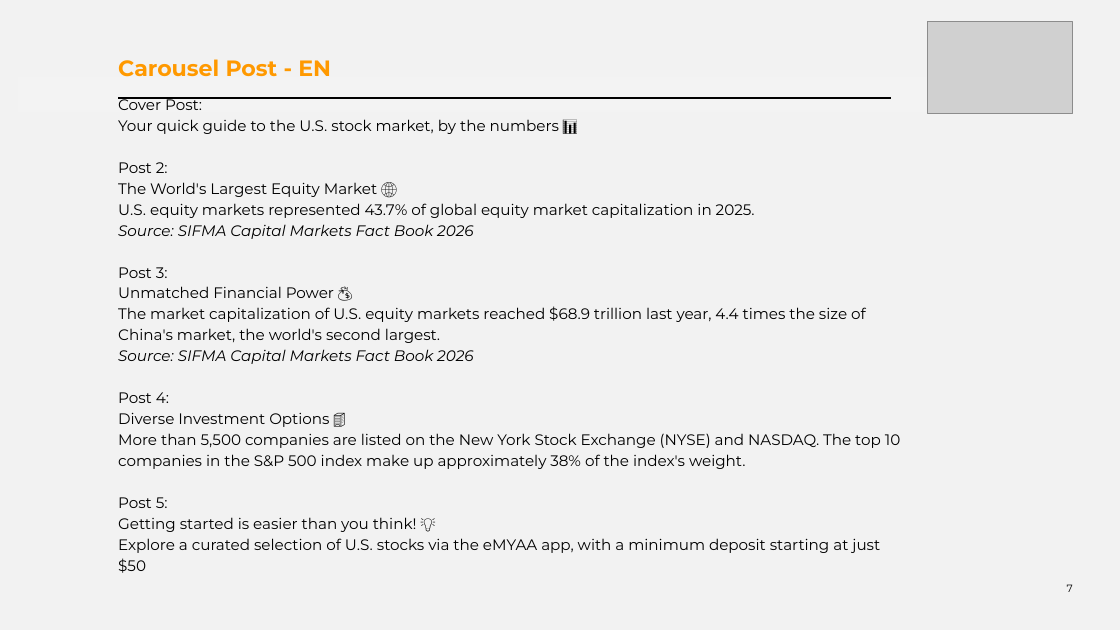
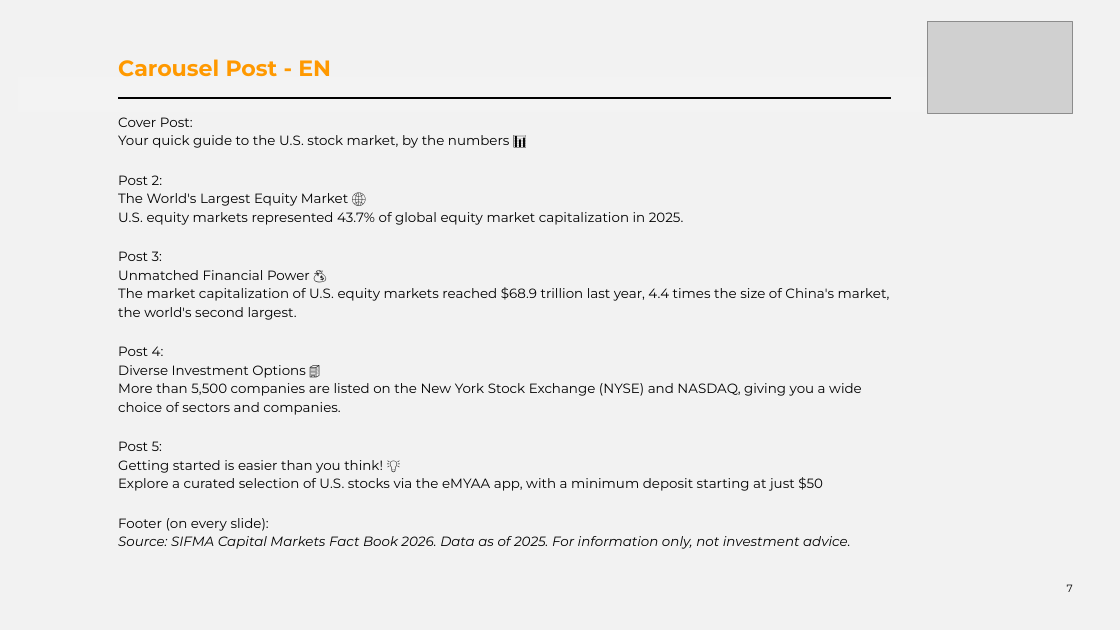
Before and after one commit to hatemmsc-ops/HatemIsa_202508993_IT9002_NLP_Project, a slide deck: slide 7 of emyaa-ceo-deck/output/content-calendar/Content_Calendar_OCT_2026_V3_-_eMYAA.pptx. Drawn at 1120x630 pixels with LibreOffice and Linux fonts; fonts in the diff are those of the drawing; grey boxes stand for pictures; background and template pictures are left out. Boxes give left, top, right and bottom in pixels: in the first picture for what was removed or moved away, otherwise in the second. Text is boxed around its words. In the diff, an @@ line names an element or a change of style, - is before the commit and + after.

```diff
--- a/emyaa-ceo-deck/output/content-calendar/Content_Calendar_OCT_2026_V3_-_eMYAA.pptx
+++ b/emyaa-ceo-deck/output/content-calendar/Content_Calendar_OCT_2026_V3_-_eMYAA.pptx
@@ text at box(118, 117, 890, 491): size 13 to 11.5 pt in "Cover Post:", "Your quick guide to the U.S. stock ...", "Post 2:", "The World's Largest Equity Market 🌐" and 9 more places @@
@@ text "Cover Post:" at box(118, 117, 890, 549): vertical alignment middle to top @@
@@ text at box(118, 224, 473, 239): paragraph removed @@
-Source: SIFMA Capital Markets Fact Book 2026
@@ text at box(118, 349, 473, 364): paragraph removed @@
-Source: SIFMA Capital Markets Fact Book 2026
@@ text at box(118, 383, 862, 415): text changed; size 13 to 11.5 pt @@
-More than 5,500 companies are listed on the New York Stock Exchange (NYSE) and NASDAQ. The top 10 companies in the S&P 500 index make up approximately 38% of the index's weight.
+More than 5,500 companies are listed on the New York Stock Exchange (NYSE) and NASDAQ, giving you a wide choice of sectors and companies.
@@ text at box(118, 518, 851, 549): paragraphs added @@
+Footer (on every slide):
+Source: SIFMA Capital Markets Fact Book 2026. Data as of 2025. For information only, not investment advice.
```
Also in this commit, not shown: 1 other slide changed, 1 other file.
